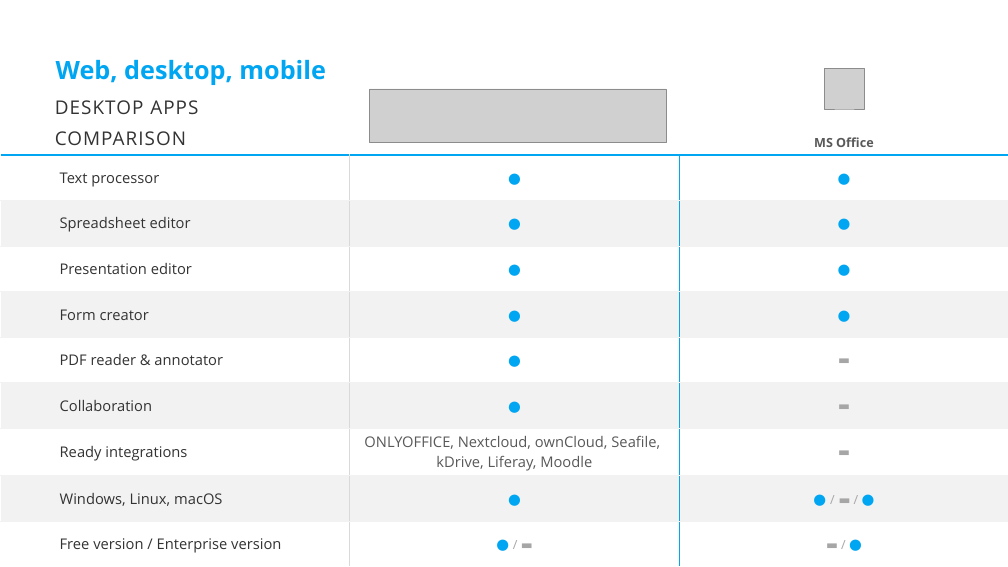
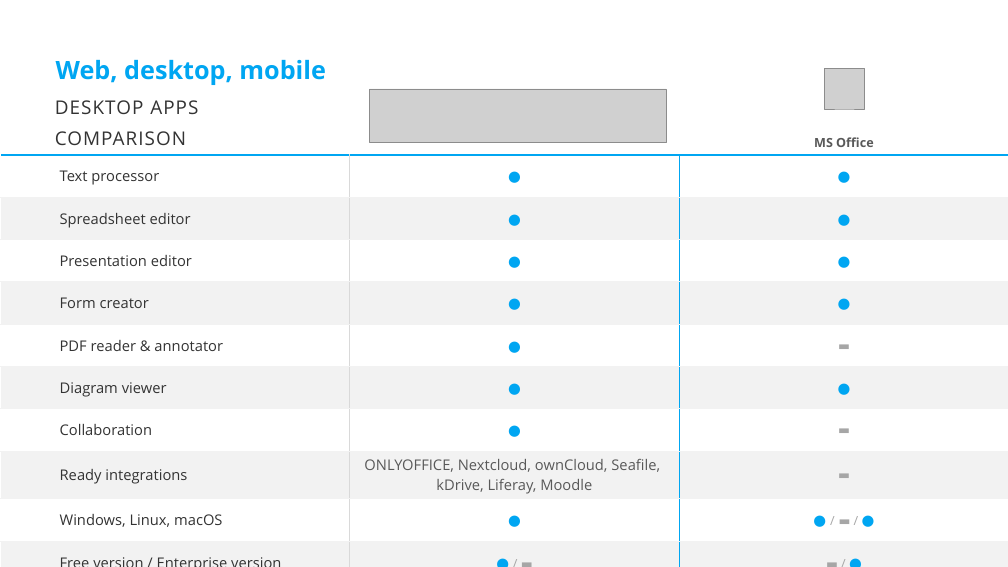
Before and after one commit to ONLYOFFICE/static.onlyoffice.com, a slide deck: slide 13 of assets/docs/samples/oo-ms-online.ppsx. Drawn at 1008x567 pixels with LibreOffice and Linux fonts; fonts in the diff are those of the drawing; grey boxes stand for pictures; background and template pictures are left out. Boxes give left, top, right and bottom in pixels: in the first picture for what was removed or moved away, otherwise in the second. Text is boxed around its words. In the diff, an @@ line names an element or a change of style, - is before the commit and + after.

```diff
--- a/assets/docs/samples/oo-ms-online.ppsx
+++ b/assets/docs/samples/oo-ms-online.ppsx
@@ table at (0,76,1008,531) @@
+row 7: Diagram viewer | ● | ●
```
Also in this commit, not shown: 6 other slides changed, 3 other files.
